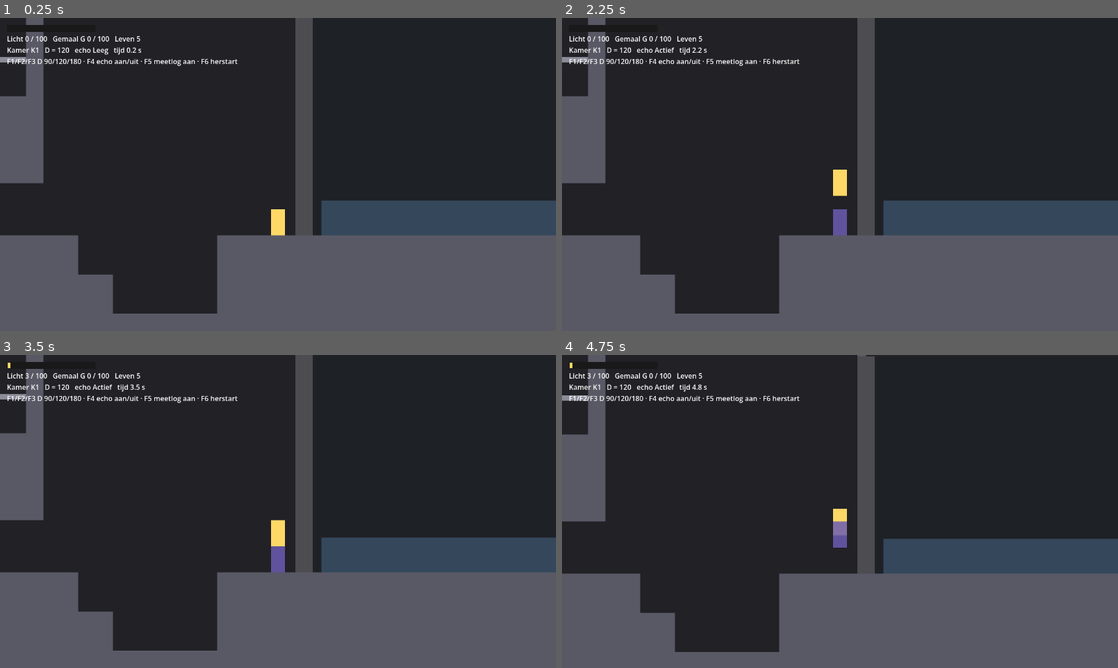
Above: before the commit, frames 1-4 (two rows, left to right).
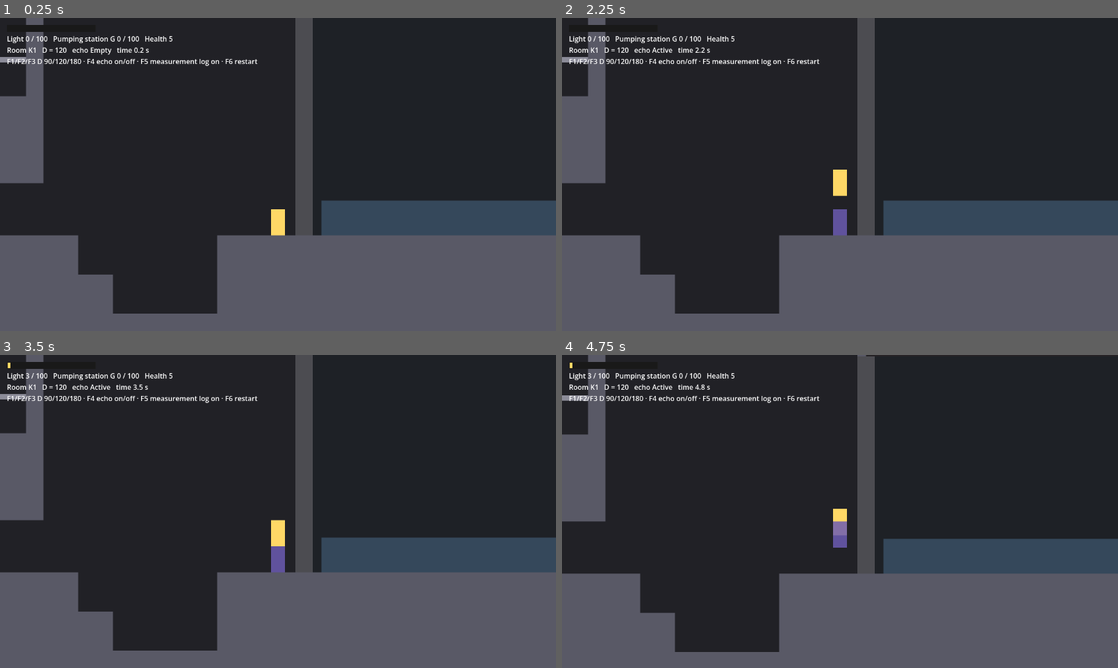
Above: after the commit, the same moments.

Repository: cesarvangerwen-glitch/echoborn
Game: Godot game, scene res://levels/flowkamer/flowkamer.tscn
The game is run twice, just before and just after one commit, with the same random seed, the same clock (stepped at 60 frames per second) and the same inputs.
Inputs (mouse positions are in pixels of both pictures, inside the frame that each line leads up to):
- Up to frame 1 (0.25 s): no input
- Up to frame 2 (2.25 s): tap Enter (p2_join) at 0.5, 2 s; move the mouse to (962, 158) at 0.52 s; hold D 0.53-1.25 s; tap E (p1_attack) at 0.6 s; click (962, 158) at 0.67 s; tap Space at 0.77, 1.25 s; drag from (728, 190) to (812, 237) at 1.27 s; move the mouse to (895, 105) at 2.02 s; hold A from 2.03 s (still down); tap Ctrl (p2_attack) at 2.1 s
- Up to frame 3 (3.5 s): release A at 2.75 s; drag from (250, 574) to (111, 464) at 2.77 s
- Up to frame 4 (4.75 s): tap Space at 3.5, 3.77 s; move the mouse to (1006, 558) at 3.52 s; hold D 3.53-4.25 s; hold Backspace (p2_leave) 3.53-4.25 s; drag from (673, 464) to (756, 433) at 4.27 s

The runs differ from the first frame. In frame 1, 0.8% of the frame differs, in the area x 1-47%, y 5-16%; in frame 2, 0.8%; in frame 3, 0.8%; in frame 4, 0.8%.

Commit message:
[Engine & Platform Programmer] Lokalisatie: strings.csv, Localization-autoload, tekst-lint (#74) (#118)
* [engine-platform-programmer] Lokalisatie: strings.csv (EN/NL), autoload Localization, lint-test op harde tekst (#74)

Co-Authored-By: Claude Opus 5.5 <noreply@anthropic.com>
Claude-Session: https://claude.ai/code/session_01L3XQzcbX35t1CYJM4zYC2V

* [engine-platform-programmer] Lead-review: opmaakcodes NL = EN, KEY_PATTERN één keer, open punten §8a (#74)

Co-Authored-By: Claude Opus 5.5 <noreply@anthropic.com>
Claude-Session: https://claude.ai/code/session_01L3XQzcbX35t1CYJM4zYC2V

* [engine-platform-programmer] SM-review: input_router uit EXEMPT_FILES (alleen de tekst), beperkingen en open punt §8a (#74)

Co-Authored-By: Claude Opus 5.5 <noreply@anthropic.com>
Claude-Session: https://claude.ai/code/session_01L3XQzcbX35t1CYJM4zYC2V

---------

Co-authored-by: Claude <noreply@anthropic.com>

Diff:
--- a/game/levels/flowkamer/flow_room.gd
+++ b/game/levels/flowkamer/flow_room.gd
@@ -491,20 +491,20 @@
 
 func _update_hud() -> void:
 	_hud_fill.size.x = 2.0 * meter.value
-	var echo_state := "uit"
+	# Tekst via sleutels uit locale/strings.csv (T14, docs/tech/ontwerp.md §8a).
+	var echo_state := tr("HUD_ECHO_OFF")
 	if p2:
-		echo_state = "P2 doet mee"
+		echo_state = tr("HUD_ECHO_P2")
 	elif echo:
-		echo_state = "Actief" if echo.is_present() else "Leeg"
+		echo_state = tr("HUD_ECHO_ACTIVE") if echo.is_present() else tr("HUD_ECHO_EMPTY")
 	var lines := PackedStringArray([
-		"Licht %d / 100   Gemaal G %d / 100   Leven %d" % [meter.value, gemaal.fill, p1.health],
-		"Kamer %s   D = %d   echo %s   tijd %.1f s" % [room, tail, echo_state, run_ticks() / 60.0],
-		"F1/F2/F3 D 90/120/180 · F4 echo aan/uit · F5 meetlog %s · F6 herstart" % ("aan" if autosave else "uit"),
+		tr("HUD_STATUS") % [meter.value, gemaal.fill, p1.health],
+		tr("HUD_ROOM") % [room, tail, echo_state, run_ticks() / 60.0],
+		tr("HUD_DEBUG_KEYS") % (tr("COMMON_ON") if autosave else tr("COMMON_OFF")),
 	])
 	if run_over:
 		if _scores.size() < 3:
-			lines.append("Run klaar in %.1f s. Voelde %s vloeiend/satisfying? Druk 1–5." % [
-				run_ticks() / 60.0, ["K1", "K2", "K3"][_scores.size()]])
+			lines.append(tr("HUD_RUN_DONE") % [run_ticks() / 60.0, ["K1", "K2", "K3"][_scores.size()]])
 		else:
-			lines.append("Bedankt. Meetlog: %s" % csv_path)
+			lines.append(tr("HUD_THANKS") % csv_path)
 	_hud_label.text = "\n".join(lines)
--- /dev/null
+++ b/game/locale/strings.csv
@@ -0,0 +1,13 @@
+keys,en,nl,_context
+GAME_TITLE,Polderlight,Polderlight,"Werktitel (#96), ook de venstertitel. Niet vertalen."
+COMMON_ON,on,aan,Schakelaar staat aan.
+COMMON_OFF,off,uit,Schakelaar staat uit.
+HUD_STATUS,Light %d / 100   Pumping station G %d / 100   Health %d,Licht %d / 100   Gemaal G %d / 100   Leven %d,"Placeholder-HUD flow-kamer (T10 maakt de eindvorm). %d = lichtmeter, vulstand gemaal, leven P1."
+HUD_ROOM,Room %s   D = %d   echo %s   time %.1f s,Kamer %s   D = %d   echo %s   tijd %.1f s,"%s = kamer (K1–K3), %d = staartduur D in ticks, %s = echo-toestand (HUD_ECHO_*), %.1f = speeltijd in s."
+HUD_ECHO_OFF,off,uit,Echo-toestand: echo uitgezet (F4).
+HUD_ECHO_P2,P2 has joined,P2 doet mee,"Echo-toestand: P2 speelt mee, dus geen echo (C-01)."
+HUD_ECHO_ACTIVE,Active,Actief,Echo-toestand Actief (gdd E-03).
+HUD_ECHO_EMPTY,Empty,Leeg,Echo-toestand Leeg (gdd E-03).
+HUD_DEBUG_KEYS,F1/F2/F3 D 90/120/180 · F4 echo on/off · F5 measurement log %s · F6 restart,F1/F2/F3 D 90/120/180 · F4 echo aan/uit · F5 meetlog %s · F6 herstart,"Debugtoetsen van de flow-kamer. %s = COMMON_ON of COMMON_OFF."
+HUD_RUN_DONE,Run finished in %.1f s. Did %s feel smooth/satisfying? Press 1–5.,Run klaar in %.1f s. Voelde %s vloeiend/satisfying? Druk 1–5.,"Scorevraag na de run (F0). %.1f = runtijd in s, %s = kamer K1–K3."
+HUD_THANKS,Thank you. Measurement log: %s,Bedankt. Meetlog: %s,%s = pad van het meetlog (CSV).
--- a/game/project.godot
+++ b/game/project.godot
@@ -13,6 +13,7 @@
 [autoload]
 
 InputRouter="*res://scripts/input/input_router.gd"
+Localization="*res://scripts/locale/localization.gd"
 
 [display]
 
@@ -22,6 +23,10 @@
 window/size/viewport_height.deck=800
 window/size/mode.deck=3
 window/vsync/vsync_mode.deck=1
+
+[internationalization]
+
+locale/fallback="en"
 
 [layer_names]
 
--- /dev/null
+++ b/game/scripts/locale/localization.gd
@@ -0,0 +1,117 @@
+extends Node
+## Laadt de vertaalbestanden en kiest de taal (T14, #74). Autoload `Localization`.
+##
+## Alle spelerszichtbare tekst staat als sleutel in `res://locale/strings.csv`; code
+## gebruikt `tr("SLEUTEL")`. Regels en werkaannames: `docs/tech/ontwerp.md` §8a.
+
+## Brontaal: elke sleutel heeft een Engelse tekst; NL komt erbij (#51 deel 1: 5A).
+const SOURCE_LOCALE := "en"
+## Talen die het spel aanbiedt (NL in principe ja, #51: 5A).
+const LOCALES := ["en", "nl"]
+const CSV_PATH := "res://locale/strings.csv"
+## Taal kiezen bij het starten, na `--`: `godot --path game -- --lang=nl`.
+const LANG_ARG := "--lang="
+## Een geldige sleutel: hoofdletters, cijfers en `_`, begint met een letter.
+const KEY_PATTERN := "^[A-Z][A-Z0-9_]*$"
+
+## Fouten bij het laden van het CSV-bestand; leeg = in orde.
+var load_errors := PackedStringArray()
+var _translations: Array[Translation] = []
+
+
+func _ready() -> void:
+	var result := load_csv(CSV_PATH)
+	load_errors = result["errors"]
+	for error in load_errors:
+		push_error("Localization: %s" % error)
+	for translation: Translation in result["translations"]:
+		TranslationServer.add_translation(translation)
+		_translations.append(translation)
+	set_language(pick_locale(OS.get_locale(), OS.get_cmdline_user_args()))
+
+
+func _exit_tree() -> void:
+	for translation in _translations:
+		TranslationServer.remove_translation(translation)
+	_translations.clear()
+
+
+## Zet de taal van het spel. Geeft false bij een taal die het spel niet kent.
+## Bewaren van de keuze volgt met het optiemenu (`ontwerp.md` §8a, open punten).
+func set_language(locale: String) -> bool:
+	if not LOCALES.has(locale):
+		return false
+	TranslationServer.set_locale(locale)
+	if is_inside_tree():
+		get_window().title = tr("GAME_TITLE")
+	return true
+
+
+func language() -> String:
+	return TranslationServer.get_locale().get_slice("_", 0)
+
+
+## Kiest de taal: eerst `--lang=xx` na `--`, dan de taal van het systeem
+## (`nl_BE` en `nl_NL` geven `nl`), anders de brontaal.
+static func pick_locale(os_locale: String, user_args: PackedStringArray) -> String:
+	for arg in user_args:
+		if arg.begins_with(LANG_ARG):
+			var wanted := arg.trim_prefix(LANG_ARG).to_lower()
+			if LOCALES.has(wanted):
+				return wanted
+	var system := os_locale.get_slice("_", 0).get_slice("-", 0).to_lower()
+	return system if LOCALES.has(system) else SOURCE_LOCALE
+
+
+## Leest het CSV-bestand (`keys,en,nl,…`; kolommen die met `_` beginnen zijn
+## notities) en geeft {translations, keys, errors}. Een lege cel krijgt geen
+## vertaling, zodat de TranslationServer terugvalt op de brontaal.
+static func load_csv(path: String) -> Dictionary:
+	var errors := PackedStringArray()
+	var keys := PackedStringArray()
+	var by_locale: Dictionary = {}
+	var file := FileAccess.open(path, FileAccess.READ)
+	if file == null:
+		errors.append("%s niet te openen (%s)" % [path, error_string(FileAccess.get_open_error())])
+		return {"translations": [], "keys": keys, "errors": errors}
+	var header := file.get_csv_line()
+	var columns: Dictionary = {}
+	for i in range(1, header.size()):
+		var locale := header[i].strip_edges()
+		if locale.begins_with("_") or locale.is_empty():
+			continue
+		if not LOCALES.has(locale):
+			errors.append("kolom '%s' is geen taal uit LOCALES" % locale)
+			continue
+		columns[i] = locale
+		var translation := Translation.new()
+		translation.locale = locale
+		by_locale[locale] = translation
+	if header.is_empty() or header[0] != "keys" or not by_locale.has(SOURCE_LOCALE):
+		errors.append("kop moet 'keys,%s,…' zijn" % SOURCE_LOCALE)
+	var key_regex := RegEx.create_from_string(KEY_PATTERN)
+	var line := 1
+	while not file.eof_reached():
+		var row := file.get_csv_line()
+		line += 1
+		if row.size() == 1 and row[0].strip_edges().is_empty():
+			continue
+		var key := row[0].strip_edges()
+		if key_regex.search(key) == null:
+			errors.append("regel %d: '%s' is geen geldige sleutel" % [line, key])
+			continue
+		if keys.has(key):
+			errors.append("regel %d: sleutel %s staat er twee keer in" % [line, key])
+			continue
+		keys.append(key)
+		for i: int in columns:
+			var text := row[i] if i < row.size() else ""
+			if text.is_empty():
+				if columns[i] == SOURCE_LOCALE:
+					errors.append("regel %d: %s heeft geen Engelse tekst" % [line, key])
+				continue
+			by_locale[columns[i]].add_message(key, text)
+	var translations: Array[Translation] = []
+	for locale: String in by_locale:
+		translations.append(by_locale[locale])
+	return {"translations": translations, "keys": keys, "errors": errors}
--- a/game/tests/run_tests.gd
+++ b/game/tests/run_tests.gd
@@ -41,6 +41,7 @@
 	"res://tests/test_area_loader.gd",
 	"res://tests/test_save.gd",
 	"res://tests/test_flowkamer.gd",
+	"res://tests/test_localization.gd",
 ]
 
 ## 2 minuten speltijd bij 60 Hz. De langste test duurt ±3000 ticks (C-01).
--- /dev/null
+++ b/game/tests/test_localization.gd
@@ -0,0 +1,140 @@
+extends RefCounted
+## Tests voor de lokalisatie (T14, #74; `docs/tech/ontwerp.md` §8a): het CSV-bestand
+## is geldig, elke sleutel uit code en scènes bestaat, er staat geen harde
+## spelerstekst in code, en de taal wisselt.
+
+const Localization = preload("res://scripts/locale/localization.gd")
+const TextLint = preload("res://tests/text_lint.gd")
+
+
+## Het CSV-bestand laadt zonder fouten, met een kolom per taal en Engels bij elke sleutel.
+func test_csv_loads_with_english_for_every_key(t) -> void:
+	var result := Localization.load_csv(Localization.CSV_PATH)
+	t.check(result["errors"].is_empty(), "fouten in strings.csv: %s" % ", ".join(result["errors"]))
+	t.check(result["keys"].has("GAME_TITLE"), "sleutel GAME_TITLE ontbreekt")
+	var locales := PackedStringArray()
+	for translation: Translation in result["translations"]:
+		locales.append(translation.locale)
+	for locale: String in Localization.LOCALES:
+		t.check(locales.has(locale), "geen kolom voor taal %s" % locale)
+	var missing_nl := PackedStringArray()
+	for translation: Translation in result["translations"]:
+		if translation.locale == "nl":
+			for key: String in result["keys"]:
+				if translation.get_message(key) == &"":
+					missing_nl.append(key)
+	if not missing_nl.is_empty():
+		t.note("nog zonder NL (valt terug op EN, vertaling in fase 4): %s" % ", ".join(missing_nl))
+
+
+## Elke vertaling heeft dezelfde opmaakcodes (%d, %s, %.1f) in dezelfde volgorde
+## als het Engels; anders crasht `tr(...) % [...]` of komen waarden verkeerd.
+func test_translations_keep_format_codes(t) -> void:
+	var result := Localization.load_csv(Localization.CSV_PATH)
+	var codes := RegEx.create_from_string("%[-+0-9.]*[a-zA-Z]")
+	var source: Translation = null
+	for translation: Translation in result["translations"]:
+		if translation.locale == Localization.SOURCE_LOCALE:
+			source = translation
+	t.check(source != null, "geen Engelse vertaling")
+	if source == null:
+		return
+	var compared := 0
+	for translation: Translation in result["translations"]:
+		if translation == source:
+			continue
+		for key: String in result["keys"]:
+			var text := String(translation.get_message(key))
+			if text.is_empty():
+				continue
+			var want := _codes(codes, String(source.get_message(key)))
+			var got := _codes(codes, text)
+			t.check(got == want, "%s %s: opmaakcodes %s, Engels heeft %s" % [
+				translation.locale, key, got, want])
+			compared += 1
+	t.check(compared > 0, "geen enkele vertaling vergeleken")
+
+
+func _codes(regex: RegEx, text: String) -> PackedStringArray:
+	var out := PackedStringArray()
+	for m in regex.search_all(text.replace("%%", "")):
+		out.append(m.get_string())
+	return out
+
+
+## Elke sleutel die code of een scène gebruikt, staat in strings.csv.
+func test_every_key_in_code_exists(t) -> void:
+	var known: PackedStringArray = Localization.load_csv(Localization.CSV_PATH)["keys"]
+	var used: Dictionary = TextLint.new().scan_project()["keys"]
+	t.check(used.size() > 0, "geen enkele tr()-sleutel gevonden; scant de lint wel?")
+	for key: String in used:
+		t.check(known.has(key), "sleutel %s (in %s) ontbreekt in strings.csv" % [key, used[key]])
+	var unused := PackedStringArray()
+	for key in known:
+		if not used.has(key):
+			unused.append(key)
+	if not unused.is_empty():
+		t.note("niet gebruikt in code: %s" % ", ".join(unused))
+
+
+## Geen harde spelerstekst in scripts/, scenes/ en levels/ (ontwerp.md §8a).
+func test_no_hard_text_in_code(t) -> void:
+	var violations: PackedStringArray = TextLint.new().scan_project()["violations"]
+	t.check(violations.is_empty(), "harde tekst gevonden:\n       %s" % "\n       ".join(violations))
+
+
+## De lint zelf: vangt harde tekst in een tekstveld, in een opgebouwde regel en in
+## een scène, en laat sleutels, logregels, node-namen en ids met rust.
+func test_lint_catches_hard_text(t) -> void:
+	var lint := TextLint.new()
+	var bad := lint.scan_source("\n".join([
+		"\tlabel.text = \"Start\"",
+		"\tlines.append(\"Druk op een knop %d\" % n)",
+		"\ttr(\"Start het spel\")",
+		"\tbutton.set_text('Doorgaan')",
+	]))
+	t.check(bad["violations"].size() == 4, "verwacht 4 overtredingen, kreeg %d: %s" % [
+		bad["violations"].size(), ", ".join(bad["violations"])])
+	var good := lint.scan_source("\n".join([
+		"\tlabel.text = tr(\"MENU_START\")",
+		"\tlines.append(tr(\"HUD_ROOM\") % [room, tail])  # \"Kamer en staart\"",
+		"\tpush_error(\"Tuning: groep ontbreekt in %s\" % PATH)",
+		"\terrors.append(\"veld '%s' ontbreekt\" % key)",
+		"\tnode.name = \"Achtergrond\" + key",
+		"\tvar id := &\"sluis k3\"",
+		"\tlabel.text = \"\"",
+	]))
+	t.check(good["violations"].is_empty(), "onterecht gevonden: %s" % ", ".join(good["violations"]))
+	t.check(good["keys"] == PackedStringArray(["MENU_START", "HUD_ROOM"]), "sleutels: %s" % good["keys"])
+	var scene := lint.scan_scene("[node name=\"Knop\" type=\"Button\"]\ntext = \"Start\"\n" +
+		"[node name=\"Titel\" type=\"Label\"]\ntext = \"GAME_TITLE\"\n")
+	t.check(scene["violations"].size() == 1 and scene["keys"] == PackedStringArray(["GAME_TITLE"]),
+		"scène: %s / %s" % [scene["violations"], scene["keys"]])
+
+
+## Taalkeuze: `--lang=` gaat voor, dan de systeemtaal, anders Engels.
+func test_pick_locale(t) -> void:
+	t.check(Localization.pick_locale("nl_BE", PackedStringArray()) == "nl", "nl_BE geeft nl")
+	t.check(Localization.pick_locale("nl-NL", PackedStringArray()) == "nl", "nl-NL geeft nl")
+	t.check(Localization.pick_locale("fr_BE", PackedStringArray()) == "en", "fr_BE geeft en")
+	t.check(Localization.pick_locale("nl_BE", PackedStringArray(["--lang=en"])) == "en", "--lang=en wint")
+	t.check(Localization.pick_locale("en_US", PackedStringArray(["--lang=NL"])) == "nl", "--lang=NL geeft nl")
+	t.check(Localization.pick_locale("en_US", PackedStringArray(["--lang=de"])) == "en", "onbekende taal")
+
+
+## De autoload laadt de vertalingen; wisselen van taal wisselt de tekst, en een
+## onbekende taal verandert niets.
+func test_switching_language_changes_text(t) -> void:
+	var loc: Node = t.tree.root.get_node_or_null("Localization")
+	t.check(loc != null, "autoload Localization ontbreekt")
+	if loc == null:
+		return
+	var before: String = loc.language()
+	t.check(loc.set_language("nl"), "nl is een taal van het spel")
+	t.check(TranslationServer.translate("HUD_ECHO_EMPTY") == "Leeg", "nl: HUD_ECHO_EMPTY = Leeg")
+	t.check(loc.set_language("en"), "en is een taal van het spel")
+	t.check(TranslationServer.translate("HUD_ECHO_EMPTY") == "Empty", "en: HUD_ECHO_EMPTY = Empty")
+	t.check(TranslationServer.translate("GAME_TITLE") == "Polderlight", "titel is de werktitel")
+	t.check(not loc.set_language("de"), "de is geen taal van het spel")
+	t.check(loc.language() == "en", "onbekende taal laat de taal ongemoeid")
+	loc.set_language(before)
--- /dev/null
+++ b/game/tests/text_lint.gd
@@ -0,0 +1,156 @@
+extends RefCounted
+## Zoekt harde spelerstekst in code en scènes (T14, #74; `docs/tech/ontwerp.md` §8a).
+##
+## Hulp voor `test_localization.gd`: geeft overtredingen en de gebruikte sleutels terug.
+
+const Localization = preload("res://scripts/locale/localization.gd")
+
+## Mappen met code en scènes die de speler kan zien.
+const SCAN_DIRS := ["res://scripts", "res://scenes", "res://levels"]
+## Ontwikkelaarsschermen en meetscènes: geen speltekst, dus niet gecontroleerd.
+const EXEMPT_DIRS := ["res://scenes/debug", "res://prototypes"]
+## Bestanden met alleen ontwikkelaarstekst, elk met de reden.
+const EXEMPT_FILES := {
+	"res://levels/flowkamer/flow_report.gd": "meetrapport voor QA (T17), geen speltekst",
+}
+## Losse teksten met alleen ontwikkelaarsbetekenis, per bestand, elk met de reden.
+const EXEMPT_TEXTS := {
+	"res://scripts/input/input_router.gd": {
+		"apparaat weg": "reden bij slot_left, alleen in het debugscherm",
+	},
+}
+## Regels die ontwikkelaarstekst schrijven (log, fout, validatie): niet vertalen.
+const DEV_CALLS := ["print(", "printerr(", "print_rich(", "print_debug(", "push_error(",
+	"push_warning(", "assert(", "errors.append("]
+## Tekst rechtstreeks in een tekstveld of venstertitel.
+const UI_PATTERN := "(\\.(text|tooltip_text|placeholder_text|title)\\s*[+]?=\\s*|" + \
+	"(set_text|append_text|add_text|set_tooltip_text|window_set_title)\\(\\s*)[\"']"
+## Sleutel na tr(), tr_n() of TranslationServer.translate().
+const KEY_CALL_PATTERN := "\\b(tr|tr_n|translate)\\(\\s*$"
+## Tekstvelden in een .tscn: de waarde moet een sleutel zijn.
+const TSCN_PATTERN := "^(text|tooltip_text|placeholder_text|title) = \"(.*)\"$"
+## Een woord: alleen letters, eventueel met leestekens eromheen. Twee woorden met
+## een spatie ertussen = natuurlijke taal; `tail_ticks` of een pad is dat niet.
+const WORD_PATTERN := "^[(\"'«]*[A-Za-zÀ-ÿ][A-Za-zÀ-ÿ'’-]+[.,:;!?)»]*$"
+const LETTER_PATTERN := "[A-Za-zÀ-ÿ]"
+
+var _ui := RegEx.create_from_string(UI_PATTERN)
+var _key_call := RegEx.create_from_string(KEY_CALL_PATTERN)
+var _tscn := RegEx.create_from_string(TSCN_PATTERN)
+var _key := RegEx.create_from_string(Localization.KEY_PATTERN)
+var _word := RegEx.create_from_string(WORD_PATTERN)
+var _letter := RegEx.create_from_string(LETTER_PATTERN)
+var _format := RegEx.create_from_string("%[-+0-9.]*[a-zA-Z%]")
+
+
+## Controleert alle bestanden onder SCAN_DIRS. Geeft {violations, keys}.
+func scan_project() -> Dictionary:
+	var violations := PackedStringArray()
+	var keys: Dictionary = {}
+	for dir: String in SCAN_DIRS:
+		for path in _collect(dir):
+			var source := FileAccess.get_file_as_string(path)
+			var allowed: Dictionary = EXEMPT_TEXTS.get(path, {})
+			var result := scan_scene(source) if path.ends_with(".tscn") else scan_source(source, allowed)
+			for v: String in result["violations"]:
+				violations.append("%s:%s" % [path, v])
+			for key: String in result["keys"]:
+				keys[key] = path
+	return {"violations": violations, "keys": keys}
+
+
+## Controleert één GDScript-bron. Geeft {violations: ["regel: uitleg"], keys}.
+## `allowed`: teksten die in dit bestand ontwikkelaarstekst zijn (EXEMPT_TEXTS).
+func scan_source(source: String, allowed: Dictionary = {}) -> Dictionary:
+	var violations := PackedStringArray()
+	var keys := PackedStringArray()
+	var lines := source.split("\n")
+	for n in lines.size():
+		var line := lines[n]
+		var literals := _literals(line)
+		if literals.is_empty():
+			continue
+		var code := line.substr(0, literals[-1]["end"])
+		var dev := DEV_CALLS.any(func(c: String) -> bool: return code.contains(c))
+		var first_ui := _ui.search(code)
+		if first_ui != null:
+			for lit: Dictionary in literals:
+				var shown := String(lit["text"]).c_unescape()
+				if lit["start"] == first_ui.get_end() - 1 and _letter.search(shown) != null:
+					violations.append("%d: tekst rechtstreeks in een tekstveld: \"%s\"" % [n + 1, lit["text"]])
+		for lit: Dictionary in literals:
+			var text: String = lit["text"]
+			if _key_call.search(line.substr(0, lit["start"])) != null:
+				if _key.search(text) == null:
+					violations.append("%d: tr() krijgt een sleutel, geen tekst: \"%s\"" % [n + 1, text])
+				else:
+					keys.append(text)
+				continue
+			if dev or allowed.has(text):
+				continue
+			if _word_count(text) >= 2:
+				violations.append("%d: harde tekst, gebruik tr(\"SLEUTEL\"): \"%s\"" % [n + 1, text])
+	return {"violations": violations, "keys": keys}
+
+
+## Controleert één scène: tekstvelden bevatten alleen een sleutel (Godot vertaalt
+## die zelf, auto_translate). Geeft {violations, keys}.
+func scan_scene(source: String) -> Dictionary:
+	var violations := PackedStringArray()
+	var keys := PackedStringArray()
+	var lines := source.split("\n")
+	for n in lines.size():
+		var m := _tscn.search(lines[n])
+		if m == null or m.get_string(2).is_empty():
+			continue
+		if _key.search(m.get_string(2)) == null:
+			violations.append("%d: %s is geen sleutel: \"%s\"" % [n + 1, m.get_string(1), m.get_string(2)])
+		else:
+			keys.append(m.get_string(2))
+	return {"violations": violations, "keys": keys}
+
+
+## Aantal woorden in een tekst, zonder opmaakcodes als `%d`.
+func _word_count(text: String) -> int:
+	var count := 0
+	for token in _format.sub(text, " ", true).split(" ", false):
+		if _word.search(token.strip_edges()) != null:
+			count += 1
+	return count
+
+
+## Stringliteralen in één regel, zonder commentaar: [{text, start, end}].
+## `&"naam"` (StringName) en `^"pad"` (NodePath) zijn geen tekst.
+func _literals(line: String) -> Array:
+	var out: Array = []
+	var i := 0
+	while i < line.length():
+		var c := line[i]
+		if c == "#":
+			break
+		if c == "\"" or c == "'":
+			var start := i
+			var j := i + 1
+			while j < line.length() and line[j] != c:
+				j += 2 if line[j] == "\\" else 1
+			var prefix := line[start - 1] if start > 0 else ""
+			if prefix != "&" and prefix != "^":
+				out.append({"text": line.substr(start + 1, j - start - 1), "start": start, "end": j + 1})
+			i = j + 1
+			continue
+		i += 1
+	return out
+
+
+func _collect(dir: String) -> PackedStringArray:
+	var out := PackedStringArray()
+	if EXEMPT_DIRS.has(dir):
+		return out
+	for sub in DirAccess.get_directories_at(dir):
+		out.append_array(_collect(dir.path_join(sub)))
+	for file in DirAccess.get_files_at(dir):
+		var path := dir.path_join(file)
+		if (file.ends_with(".gd") or file.ends_with(".tscn")) and not EXEMPT_FILES.has(path):
+			out.append(path)
+	out.sort()
+	return out
Not shown, added: game/locale/strings.csv.import
Not shown, added: game/scripts/locale/localization.gd.uid
Not shown, added: game/tests/test_localization.gd.uid
Not shown, added: game/tests/text_lint.gd.uid
Not shown, changed: docs/tech/ontwerp.md
Not shown, changed: docs/tech/standaarden.md
